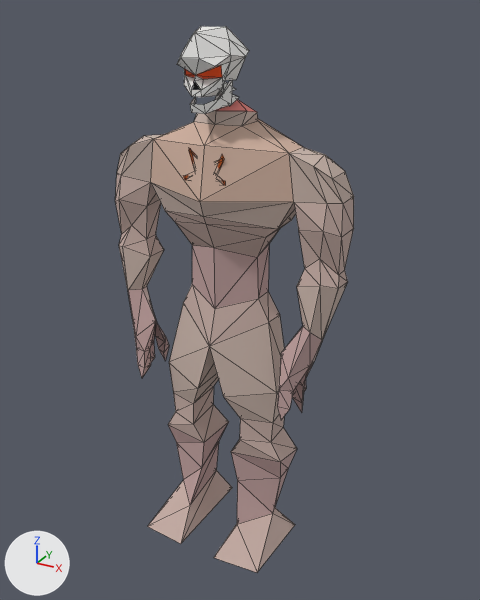
Before and after pictures for a commit that changed the glTF model public/assets/enemies-gltf/nechryael.gltf.
Rendered twice from a camera (50 mm lens) standing at (162.0, -272.0, 284.0) and looking at (-4.0, 29.0, 134.0). The lights are fixed; the arrows at lower left show +X, +Y and +Z. The older version comes first. Mesh edges are drawn as thin lines. Vertices at exactly the same position are counted once.

The older version as bpy lines, for what is in view:
```python
me_mesh_0 = bpy.data.meshes.new('Mesh_0')
me_mesh_0.from_pydata(...)  # 314 vertices, 559 faces; spans x -64.0..64.0, y -29.0..32.0, z 0.0..277.0
me_mesh_0.materials.append(mat_material_0)  # picture img_image_0
ob_mesh_0 = bpy.data.objects.new('Mesh_0', me_mesh_0)
ob_mesh_0.location = (0.0, 0.0, 0.0)
```
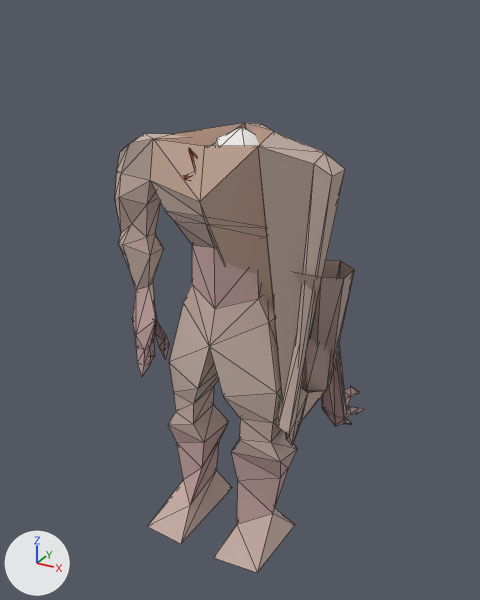
The newer file adds a shape key; the second version is drawn at full value of the shape key 'target_21' of 'Mesh_0', and the change is written as the vertex moves it makes.

Location of each change, [x1, y1, x2, y2] in pixels of the pictures (480 x 600 px; the box of a moved part takes in the faces that stretch with it):
'Mesh_0', reshaped (18% shorter): before [115, 26, 354, 573]; after [115, 123, 364, 573]
part 1 of me_mesh_0, moved or reshaped: before [177, 26, 249, 97]; after [214, 127, 259, 146]
part 2 of me_mesh_0, moved or reshaped (not visible afterwards): before [190, 81, 233, 114]
part 3 of me_mesh_0, moved or reshaped (not visible afterwards): before [219, 81, 235, 94]
part 4 of me_mesh_0, moved or reshaped (not visible afterwards): before [215, 93, 239, 106]
part 5 of me_mesh_0, moved or reshaped: before [115, 99, 354, 421]; after [115, 123, 364, 445]

The change, as a diff of the scene's bpy script:
```diff
--- a/public/assets/enemies-gltf/nechryael.gltf.py
+++ b/public/assets/enemies-gltf/nechryael.gltf.py
@@ me_mesh_0 @@
 # used by ob_mesh_0; location = (0.0, 0.0, 0.0)
-me_mesh_0.from_pydata(...)  # 314 vertices, 559 faces; spans x -64.0..64.0, y -29.0..32.0, z 0.0..277.0
+me_mesh_0.from_pydata(...)  # 314 vertices, 559 faces; spans x -64.0..67.0, y -29.0..97.0, z 0.0..234.0
+# me_mesh_0 part 1: the loose piece of 39 vertices spanning x -15.0..15.0, y -21.0..11.0, z 249.0..277.0 is multiplied about its middle by the matrix ((0.989, -0.07, 0.131), (0.149, 0.451, -0.88), (0.002, 0.89, 0.456)), then moved by (4.0, 20.0, -48.0)
+# me_mesh_0 part 2: the loose piece of 12 vertices spanning x -10.0..10.0, y -18.0..-3.0, z 242.0..255.0 is multiplied about its middle by the matrix ((0.988, -0.068, 0.14), (0.156, 0.425, -0.892), (0.001, 0.903, 0.43)), then moved by (2.0, 36.0, -45.0)
+# me_mesh_0 part 3: the loose piece of 8 vertices spanning x -4.0..5.0, y -2.0..9.0, z 249.0..254.0 is multiplied about its middle by the matrix ((0.983, -0.082, 0.113), (0.138, 0.447, -0.876), (0.022, 0.883, 0.454)), then moved by (2.0, 25.0, -34.0)
+# me_mesh_0 part 4: the loose piece of 8 vertices spanning x -4.0..5.0, y 2.0..12.0, z 243.0..249.0 is multiplied about its middle by the matrix ((0.962, -0.07, 0.118), (0.136, 0.403, -0.874), (0.014, 0.882, 0.409)), then moved by (1.0, 28.0, -28.0)
+# me_mesh_0 part 5: 136 of 314 vertices moved; they spanned x -64.0..64.0, y -14.0..22.0, z 93.0..245.0 and now span x -64.0..67.0, y -17.0..97.0, z 32.0..234.0; mean shift (-2.0, 22.0, -27.0); largest move (40.0, 0.0, 203.0) -> (19.0, 42.0, 66.0)
 me_mesh_0.materials.append(mat_material_0)
```
